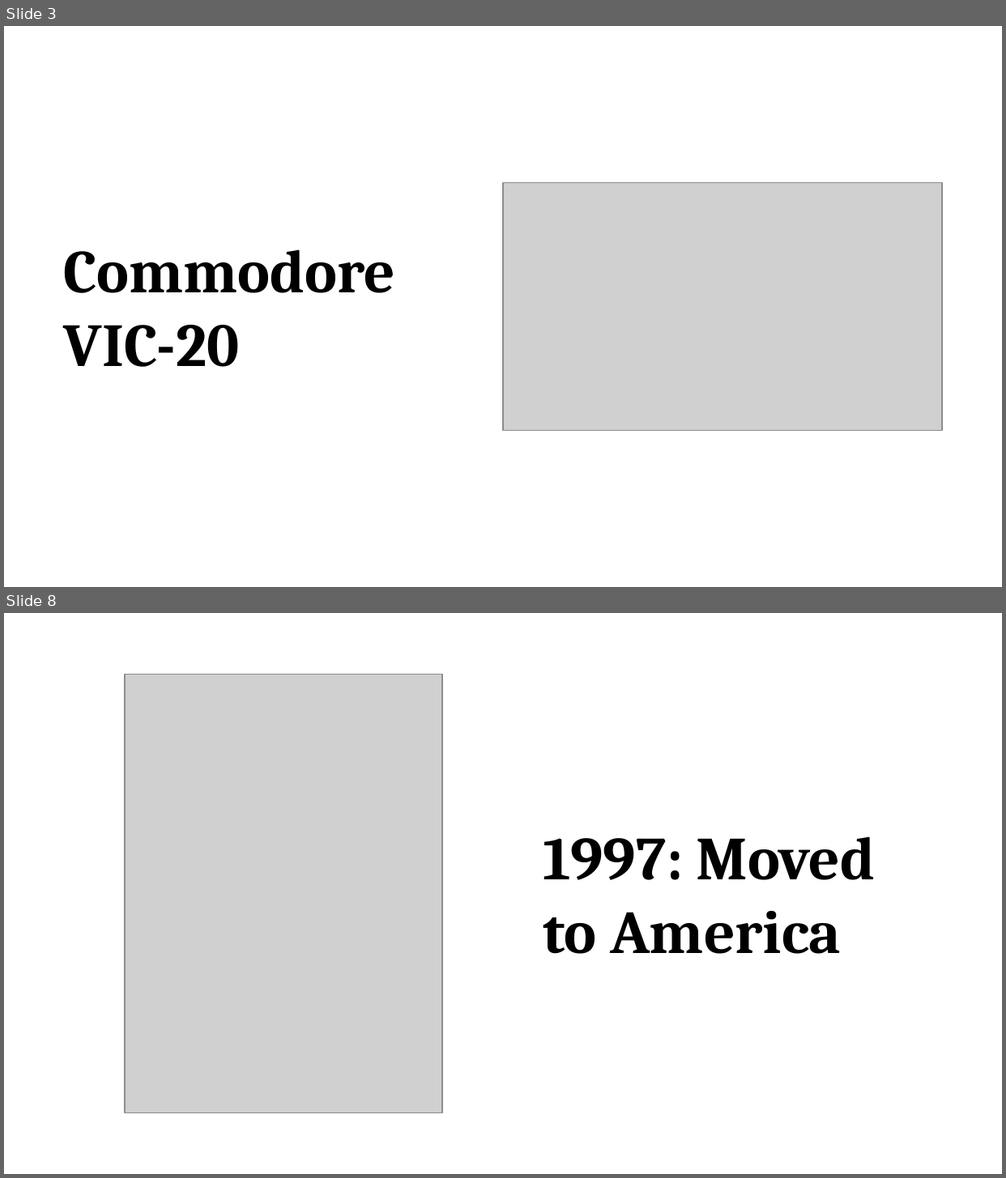
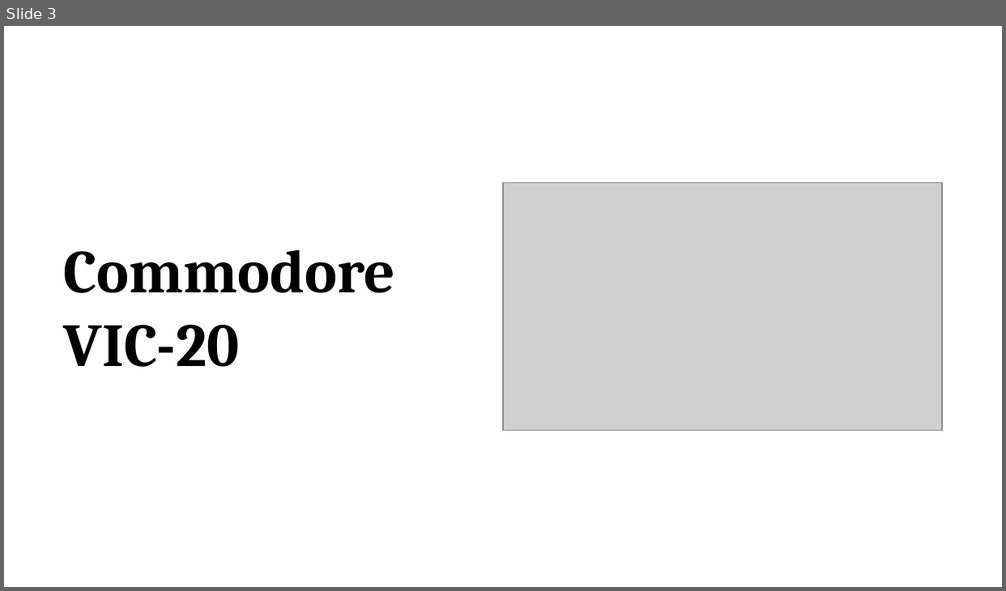
Before and after one commit to promilek2/Najs, a slide deck: Linus_Torvalds.pptx. Shown one above the other, each under a label of ours: slides 3 and 8 before the commit, slide 3 after it; the slides between them are not shown. The pictures are 1006x1178 and 1006x591 pixels, drawn with LibreOffice and Linux fonts; fonts in the diff are those of the drawing; grey boxes stand for pictures. Boxes give left, top, right and bottom in pixels: in the first picture for what was removed or moved away, otherwise in the second. Text is boxed around its words. In the diff, an @@ line names an element or a change of style, - is before the commit and + after.

```diff
--- a/Linus_Torvalds.pptx
+++ b/Linus_Torvalds.pptx
@@ slide 8 removed at (4, 613, 1002, 1174), background #FFFFFF @@
@@ picture removed at (125, 674, 442, 1113) @@
@@ text removed at (543, 837, 876, 954) @@
-1997: Moved to America
```
Also in this commit, not shown: 3 slides changed, 3 slides added, 2 other slides removed, 1 other file.
